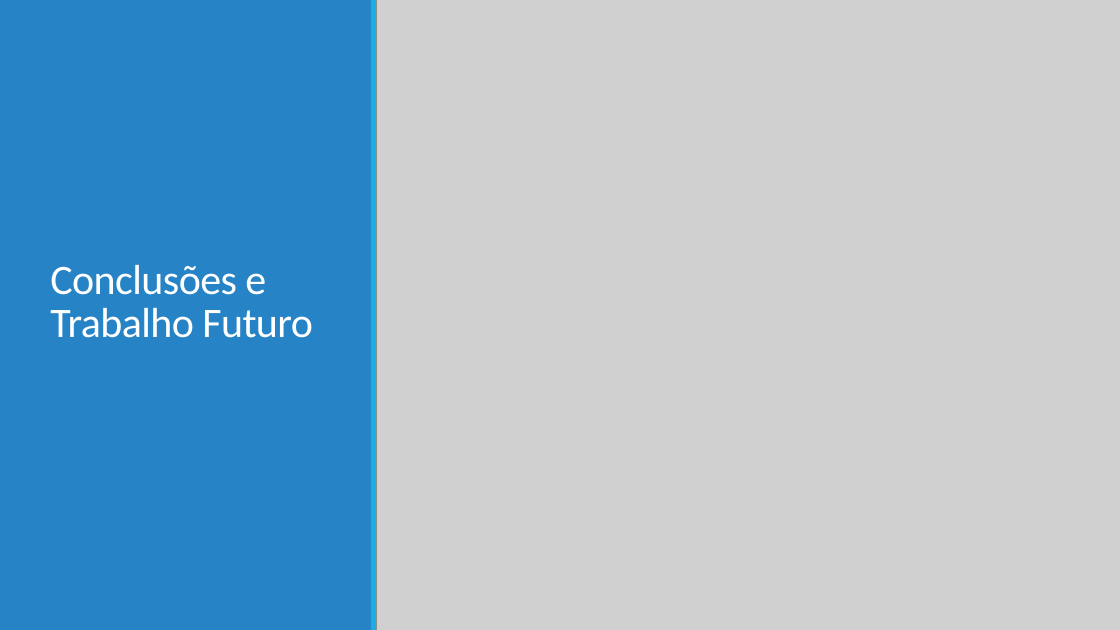
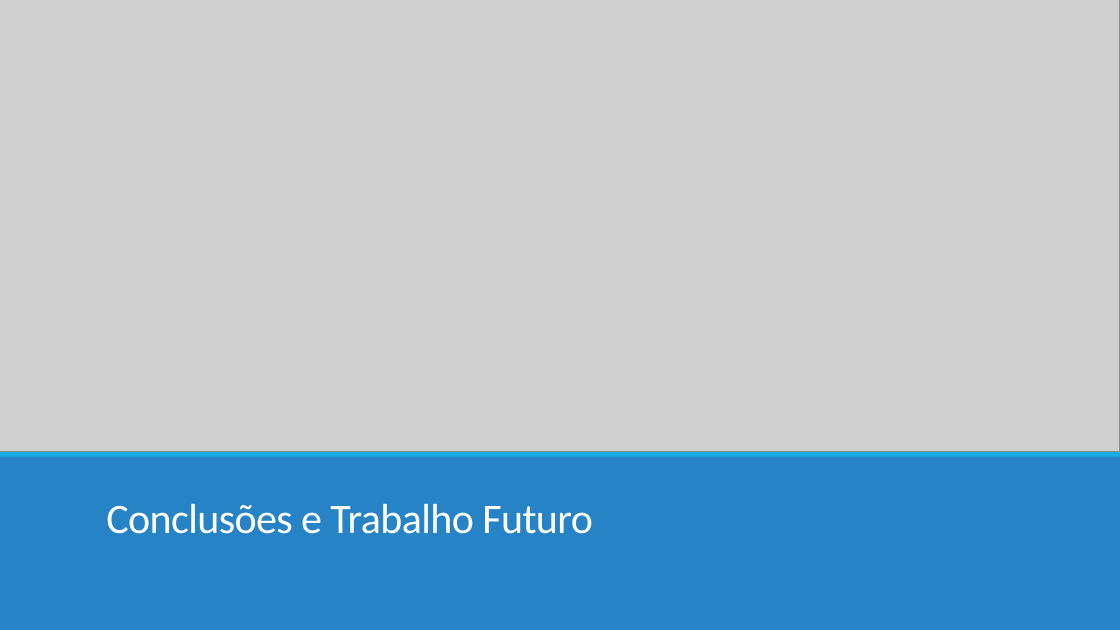
Before and after one commit to ruicalheno133/home-massage, a slide deck: slide 14 of Parte_III/Apresentação 3.pptx (slide 16 before the commit). Drawn at 1120x630 pixels with LibreOffice and Linux fonts; fonts in the diff are those of the drawing; grey boxes stand for pictures. Boxes give left, top, right and bottom in pixels: in the first picture for what was removed or moved away, otherwise in the second. Text is boxed around its words. In the diff, an @@ line names an element or a change of style, - is before the commit and + after.

```diff
--- a/Parte_III/Apresentação 3.pptx
+++ b/Parte_III/Apresentação 3.pptx
@@ rectangle added at (x1=0, y1=0, x2=1120, y2=450), fill #FFFFFF @@
@@ picture added at (x1=0, y1=0, x2=1120, y2=452) @@
@@ picture removed at (x1=376, y1=0, x2=1120, y2=630) @@
@@ line removed from (110, 160) to (1026, 160) @@
@@ rectangle added at (x1=0, y1=455, x2=1120, y2=630), fill #2683C6 @@
@@ rectangle added at (x1=0, y1=451, x2=1120, y2=457), fill #1CADE4 @@
@@ title "Conclusões e Trabalho Futuro" rewrapped from (x1=50, y1=265, x2=313, y2=338) to (x1=106, y1=504, x2=593, y2=534) @@
@@ rectangle removed at (x1=0, y1=588, x2=1120, y2=630) @@
@@ rectangle removed at (x1=0, y1=582, x2=1120, y2=588) @@
@@ rectangle added at (x1=0, y1=588, x2=1120, y2=630), fill #2683C6 @@
@@ rectangle added at (x1=0, y1=582, x2=1120, y2=588), fill #1CADE4 @@
```
Also in this commit, not shown: 3 other slides changed, 4 slides added, 6 slides removed.
